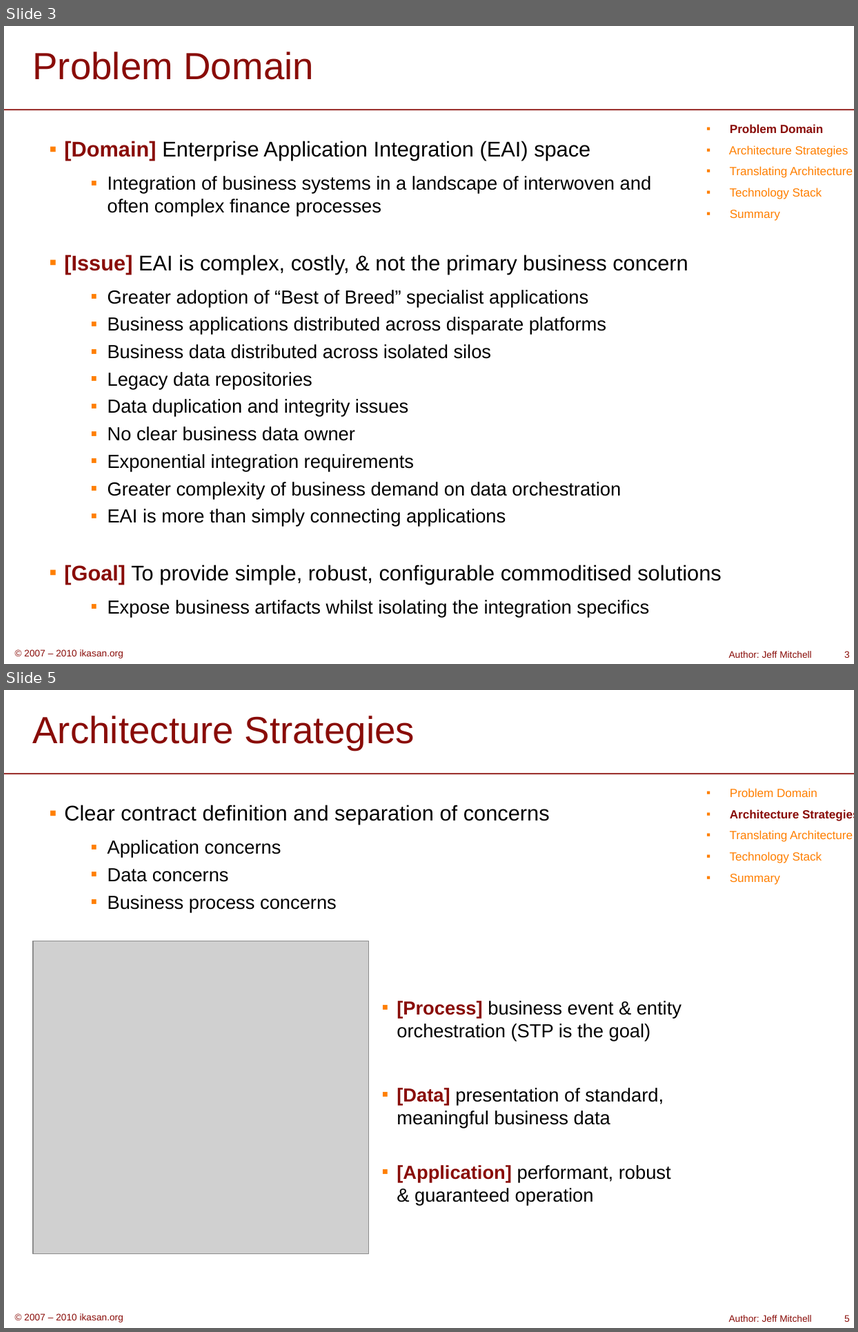
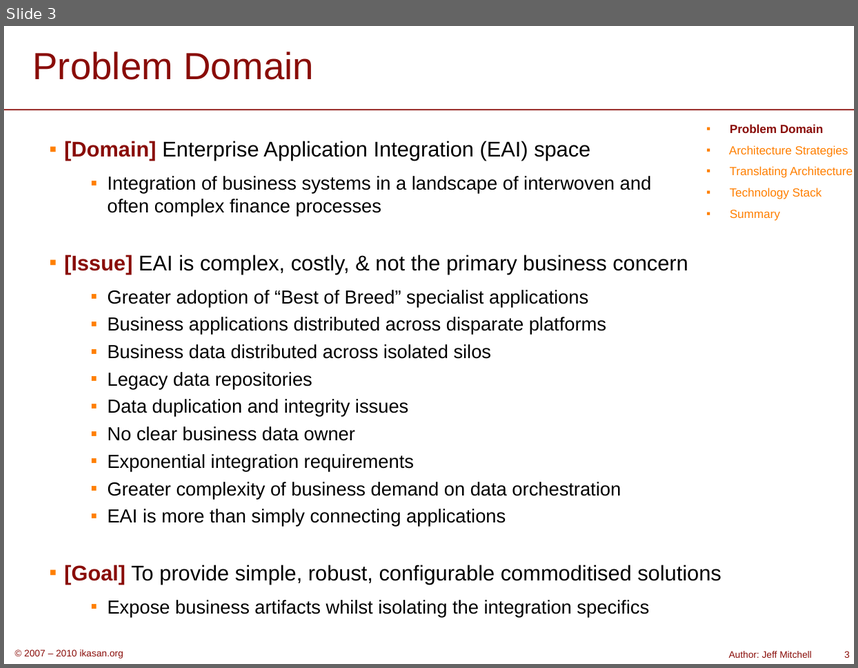
Before and after one commit to ikasanEIP/ikasan, a slide deck: docs/presentation/LightningTalk.ppt. Shown one above the other, each under a label of ours: slides 3 and 5 before the commit, slide 3 after it; the slides between them are not shown. The pictures are 858x1332 and 858x668 pixels, drawn with LibreOffice and Linux fonts; fonts in the diff are those of the drawing; grey boxes stand for pictures; background and template pictures are left out. Boxes give left, top, right and bottom in pixels: in the first picture for what was removed or moved away, otherwise in the second. Text is boxed around its words. In the diff, an @@ line names an element or a change of style, - is before the commit and + after.

```diff
--- a/docs/presentation/LightningTalk.ppt
+++ b/docs/presentation/LightningTalk.ppt
@@ slide 5 removed at [4,690,854,1328], background #FFFFFF; not listed: 3 template elements that a slide beside it also shows @@
@@ title removed at [32,716,415,749] @@
-Architecture Strategies
@@ text removed at [730,788,854,885] @@
-▪ Problem Domain
-▪ Architecture Strategies
-▪ Translating Architecture
-▪ Technology Stack
-▪ Summary
@@ text removed at [64,805,550,912] @@
-▪ Clear contract definition and separation of concerns
-  ▪ Application concerns
-  ▪ Data concerns
-  ▪ Business process concerns
@@ picture removed at [33,940,369,1253] @@
@@ text removed at [397,1000,682,1205] @@
-▪ [Process] business event & entity orchestration (STP is the goal)
-▪ [Data] presentation of standard, meaningful business data
-▪ [Application] performant, robust & guaranteed operation
@@ page number removed at [844,1314,850,1321] @@
-5
```
Also in this commit, not shown: 2 other slides removed.
